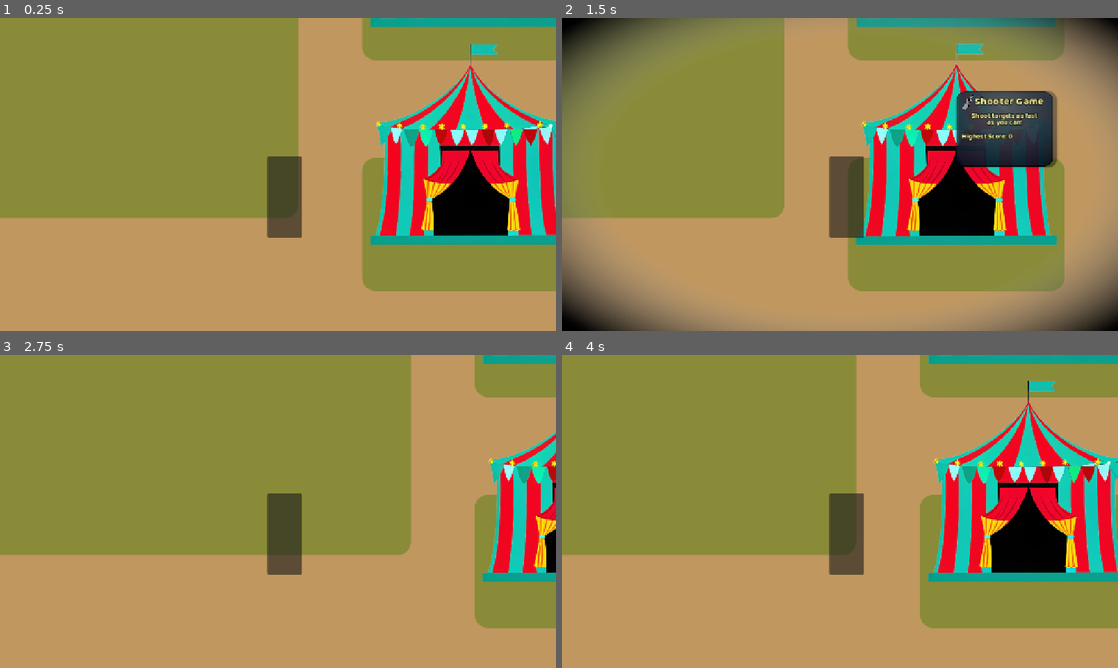
Above: before the commit, frames 1-4 (two rows, left to right).
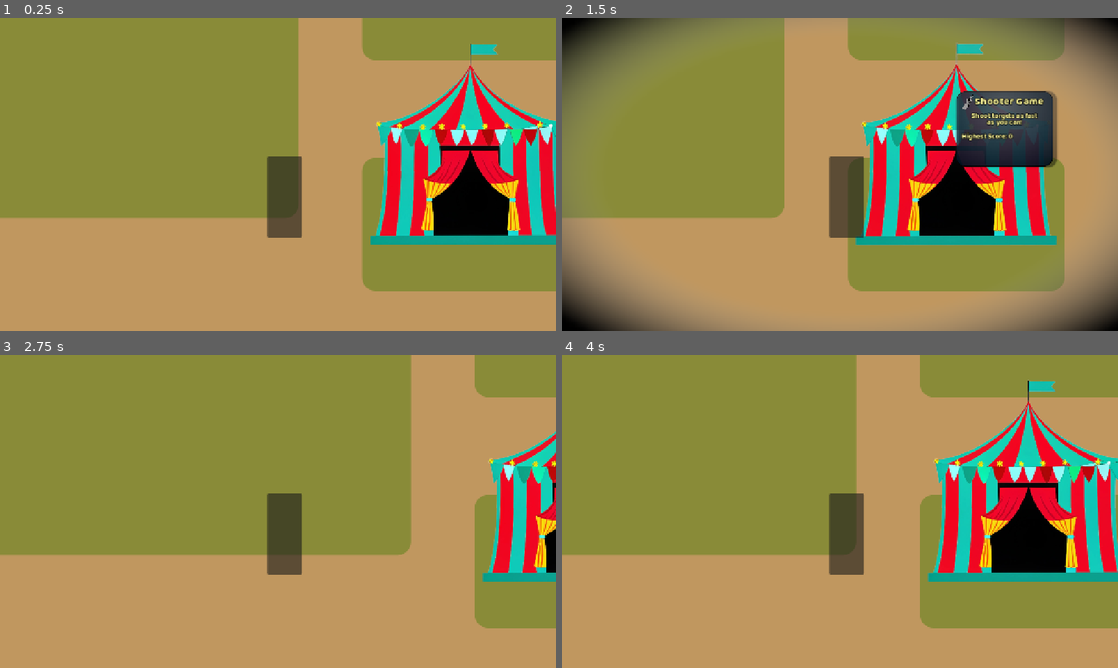
Above: after the commit, the same moments.

Repository: Spudb/Team-Game
Game: Godot game, scene res://scenes/game.tscn
Same seed, same stepped clock (60 frames per second), same inputs: the game is played once before the commit and once after it.
Inputs (mouse positions are in pixels of both pictures, inside the frame that each line leads up to):
- Up to frame 1 (0.25 s): no input
- Up to frame 2 (1.5 s): tap Enter (ui_accept) at 0.5, 0.77 s; move the mouse to (962, 158) at 0.52 s; hold D (right) 0.53-1.25 s; click (962, 158) at 0.6 s; tap E (interact) at 0.8 s; drag from (728, 190) to (812, 237) at 1.27 s
- Up to frame 3 (2.75 s): move the mouse to (333, 442) at 2.02 s; hold Left (left) from 2.03 s (still down); click (333, 442) at 2.1 s; tap E (interact) at 2.3 s
- Up to frame 4 (4 s): release Left (left) at 2.75 s; drag from (812, 574) to (673, 464) at 2.77 s; tap Enter (ui_accept) at 3.5, 3.77 s; move the mouse to (1006, 558) at 3.52 s; hold D (right) from 3.53 s (still down); tap Alt at 3.6 s; click (1006, 558) at 3.67 s; tap E (interact) at 3.8 s

The runs differ from the first frame. In frame 1, 1.0% of the frame differs, in the area x 66-100%, y 0-3%; in frame 2, 1.0%, in the area x 53-89%, y 0-3%; in frame 3, 0.4%; in frame 4, 1.0%.

Commit message:
added gun shot sprite effect

Diff:
--- a/scenes/shooter.tscn
+++ b/scenes/shooter.tscn
@@ -5,6 +5,7 @@
 [ext_resource type="LabelSettings" uid="uid://brwt2oauyjqw7" path="res://font_style.tres" id="4_mger4"]
 [ext_resource type="FontFile" uid="uid://dfqtjpati34j1" path="res://assets/Baloo2-Bold.ttf" id="5_ok5ye"]
 [ext_resource type="Texture2D" uid="uid://jmv775kfy7ax" path="res://assets/341994.png" id="6_ld1l8"]
+[ext_resource type="Texture2D" uid="uid://06qhlq7xhnss" path="res://assets/Gunshot-PNG-Picture.png" id="6_xxh7r"]
 
 [sub_resource type="RectangleShape2D" id="RectangleShape2D_vlew8"]
 size = Vector2(1307, 743)
@@ -565,7 +566,15 @@
 visible = false
 position = Vector2(-28, 81)
 
+[node name="gun_shot" type="Sprite2D" parent="." unique_id=495794286]
+visible = false
+position = Vector2(-309, -32.000004)
+scale = Vector2(0.029166682, 0.029166682)
+texture = ExtResource("6_xxh7r")
+
 [node name="targets" type="Node2D" parent="." unique_id=1633429709]
+
+[node name="shots" type="Node2D" parent="." unique_id=351580672]
 
 [node name="Node2D3" type="Node2D" parent="." unique_id=295320954]
 position = Vector2(-310, 255)
--- a/scenes/target.tscn
+++ b/scenes/target.tscn
@@ -234,6 +234,7 @@
 
 [node name="Label" type="Label" parent="." unique_id=506190001]
 visible = false
+z_index = 1
 offset_left = -12.0
 offset_top = -10.0
 offset_right = 14.0
--- a/scripts/game.gd
+++ b/scripts/game.gd
@@ -7,7 +7,7 @@
 # الي يضيف لعبة يعدل هنا بس
 func assign_games_data():
 	# game 2
-	$map/tent2.visible = 1
+	$map/tent2.visible = 0
 	$map/tent2/info/title.text = "Game Title"
 	$map/tent2/info/info2.text = "Small desribtion."
 	$map/tent2/info/info3.text = "Highest score/etc"
@@ -15,7 +15,7 @@
 	game2_location = ""
 
 	# game 3
-	$map/tent3.visible = 1
+	$map/tent3.visible = 0
 	$map/tent3/info/title.text = "Game Title"
 	$map/tent3/info/info2.text = "Small desribtion."
 	$map/tent3/info/info3.text = "Highest score/etc"
@@ -23,7 +23,7 @@
 	game3_location = ""
 
 	# game 4
-	$map/tent4.visible = 1
+	$map/tent4.visible = 0
 	$map/tent4/info/title.text = "Game Title"
 	$map/tent4/info/info2.text = "Small desribtion."
 	$map/tent4/info/info3.text = "Highest score/etc"
--- a/scripts/shooter.gd
+++ b/scripts/shooter.gd
@@ -80,7 +80,6 @@
 	gun.position.x = remap(mouse_x, -320, -15, -50, 396.0)
 
 
-
 	# -320:-15
 	# pos.x  -31.0:396.0
 	#print(gun.rotation)
@@ -249,11 +248,22 @@
 	get_tree().change_scene_to_file("res://scenes/game.tscn")
 
 var handeled = 0
+var gun_shot = preload("res://assets/Gunshot-PNG-Picture.png")
+
 func _on_area_2d_input_event(viewport: Node, event: InputEvent, shape_idx: int) -> void:
-	if check_click(event):
+	if check_click(event) && game_running:
 		print("got click")
+		var temp = Sprite2D.new()
+		temp.texture = gun_shot
+		temp.position =  get_global_mouse_position()
+		temp.scale = Vector2(0.029,0.029)
+		$shots.add_child(temp)
+
 		await get_tree().create_timer(0.01).timeout
 		if !handeled:
+
 			miss_hit()
-			#print("y")
 		else: handeled = 0
+
+		await get_tree().create_timer(3).timeout
+		$shots.get_child(0).queue_free()
Binary file added: assets/Gunshot-PNG-Picture.png
Not shown, added: assets/Gunshot-PNG-Picture.png.import
